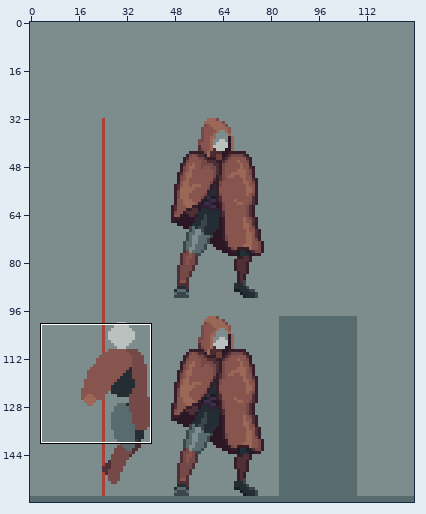
Edited in one commit: pixel-art file (Personal_Roberto/ASEPRITE/1. Liora/Liora_Jump.aseprite). The picture above shows the old version from afar; the outline marks the close-up.
Close-up. The starting point:
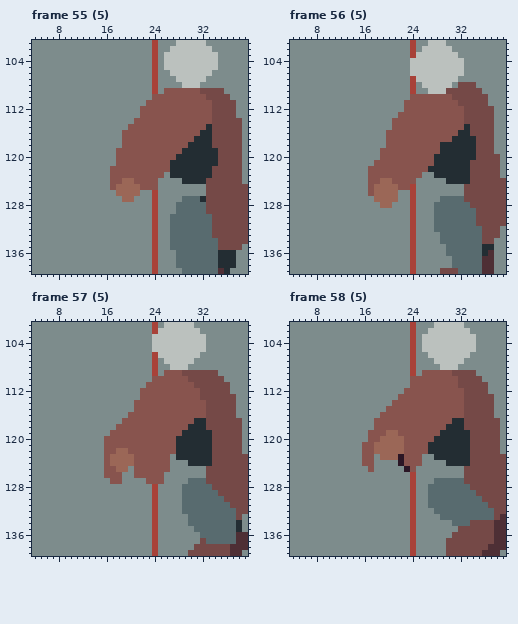
128x160 pixels, 68 frames. Colours within 5 levels of each other are drawn and written as one. Shown: frame 55 (5): x 4..39, y 101..139; frame 56 (5): x 4..39, y 101..139; frame 57 (5): x 4..39, y 101..139; frame 58 (5): x 4..39, y 101..139. The commit also changed other frames or places, which this record leaves out.
The result:
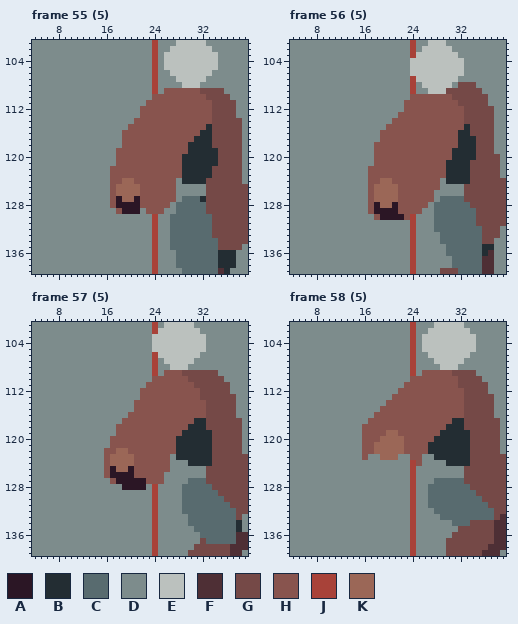
Palette (. is transparent): A #2b1625  B #232d33  C #586b6f  D #7d8c8c  E #bbc1be  F #4e2f35  G #754947  H #88544e  J #a84239  K #9b6757
Log entry: Personal Jump y Jump Unity Actualizados
From old to new:
Frame 55 (5), layer "Layer 5":
Colour D gives way to colour A in row 127 at x 18 and 21; in row 128 at x 18 to 21; in row 129 at x 19 to 21.
Colour B gives way to colour H in row 119 at x 29; in row 120 at x 28; in rows 121 to 123 at x 27 to 28.
Colour D gives way to colour H in row 123 at x 26; in rows 124 to 125 at x 25 to 27; in rows 126 to 127 at x 17, 22 to 23 and 25 to 27; in row 128 at x 17, 22 to 23 and 25 to 26; in row 129 at x 18, 23 and 25.
Colour J gives way to colour H in rows 126 to 129 at x 24.
Frame 56 (5), layer "Layer 5":
Colour D gives way to colour A in row 128 at x 18 and 21; in row 129 at x 18 to 21; in row 130 at x 19 to 22.
Colour B gives way to colour H in row 117 at x 31; in row 118 at x 29 to 31; in row 119 at x 29 to 30; in row 120 at x 28 to 30; in row 121 at x 28 to 29; in row 122 at x 27 to 29.
Colour B gives way to colour H in row 123 at x 28 to 29.
Colour D gives way to colour H in row 115 at x 20; in rows 116 to 117 at x 19; in row 118 at x 18 to 19; in rows 119 to 120 at x 18; in row 123 at x 26 to 27; in rows 124 to 125 at x 25 to 28.
Colour D gives way to colour H in row 126 at x 22 to 23 and 25 to 27; in row 127 at x 17, 22 to 23 and 25 to 27; in row 128 at x 17, 22 to 23 and 25 to 26; in row 129 at x 17, 22 to 23 and 25; in row 130 at x 18 and 23.
Colour J gives way to colour H in rows 125 to 129 at x 24.
Frame 57 (5), layer "Layer 5":
Colour D gives way to colour A in row 125 at x 20; in row 126 at x 19 to 20; in rows 127 to 128 at x 19 to 22.
Colour H gives way to colour A in row 125 at x 17; in row 126 at x 17 to 18; in row 127 at x 18.
Colour H gives way to colour D in row 119 at x 17; in rows 120 to 121 at x 16.
Frame 58 (5), layer "Layer 5":
Colour A gives way to colour D in rows 123 to 124 at x 22; in row 125 at x 23.
Colour H gives way to colour D in row 123 at x 17 and 23; in row 124 at x 16 to 17 and 23; in row 125 at x 17.
Colour D gives way to colour H in row 111 at x 23; in row 112 at x 22; in row 113 at x 21; in row 114 at x 20; in row 115 at x 19; in row 116 at x 18.
Colour D gives way to colour H in row 117 at x 17; in row 118 at x 16 to 17; in rows 119 to 120 at x 16.
Colour H gives way to colour J in rows 124 to 125 at x 24.
Pixel boxes of the changes (left, top, right, bottom) in both close-ups:
changed: (110, 148, 188, 214)
changed: (368, 124, 458, 220)
changed: (104, 430, 116, 448)
changed: (110, 466, 146, 490)
changed: (362, 382, 416, 472)
